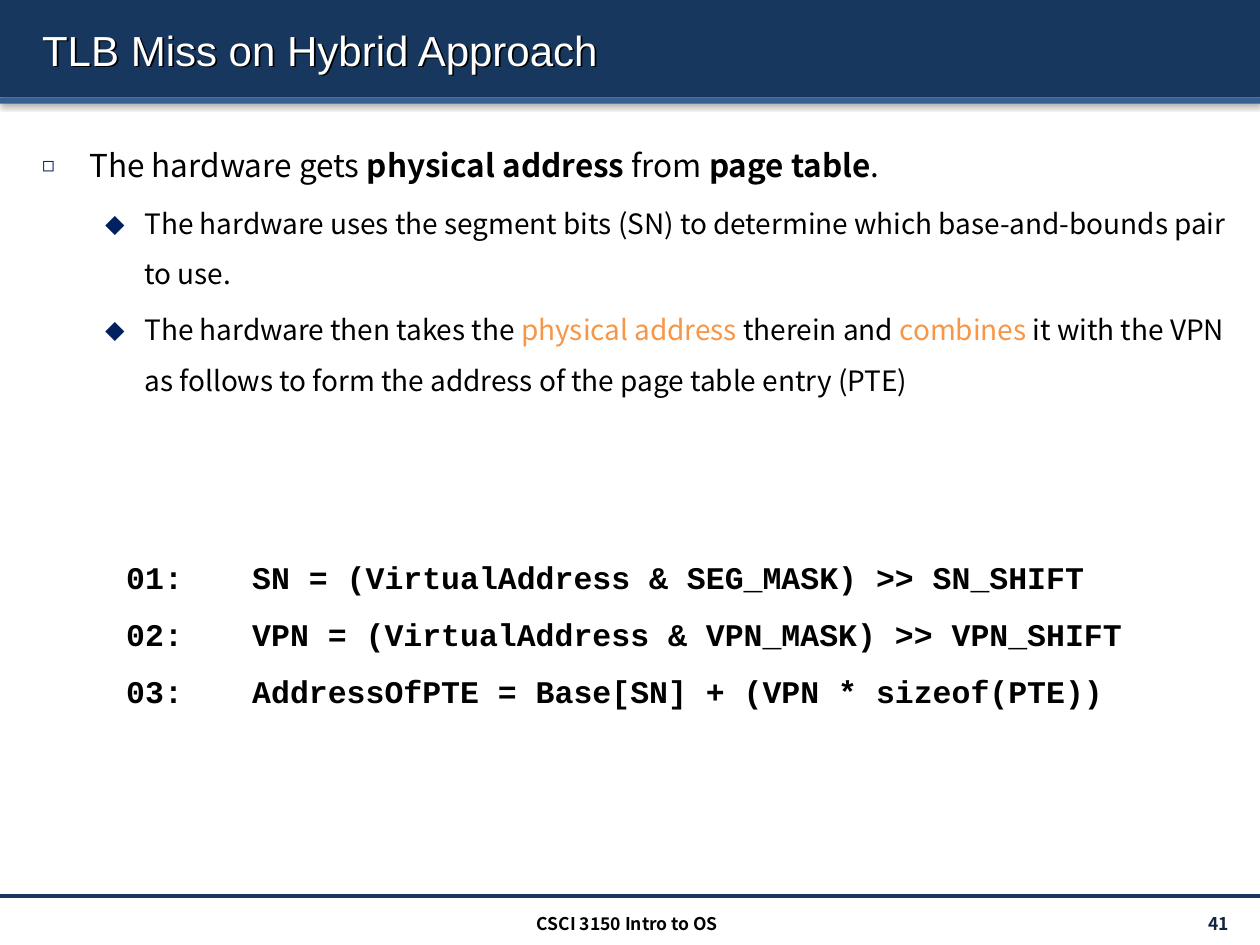
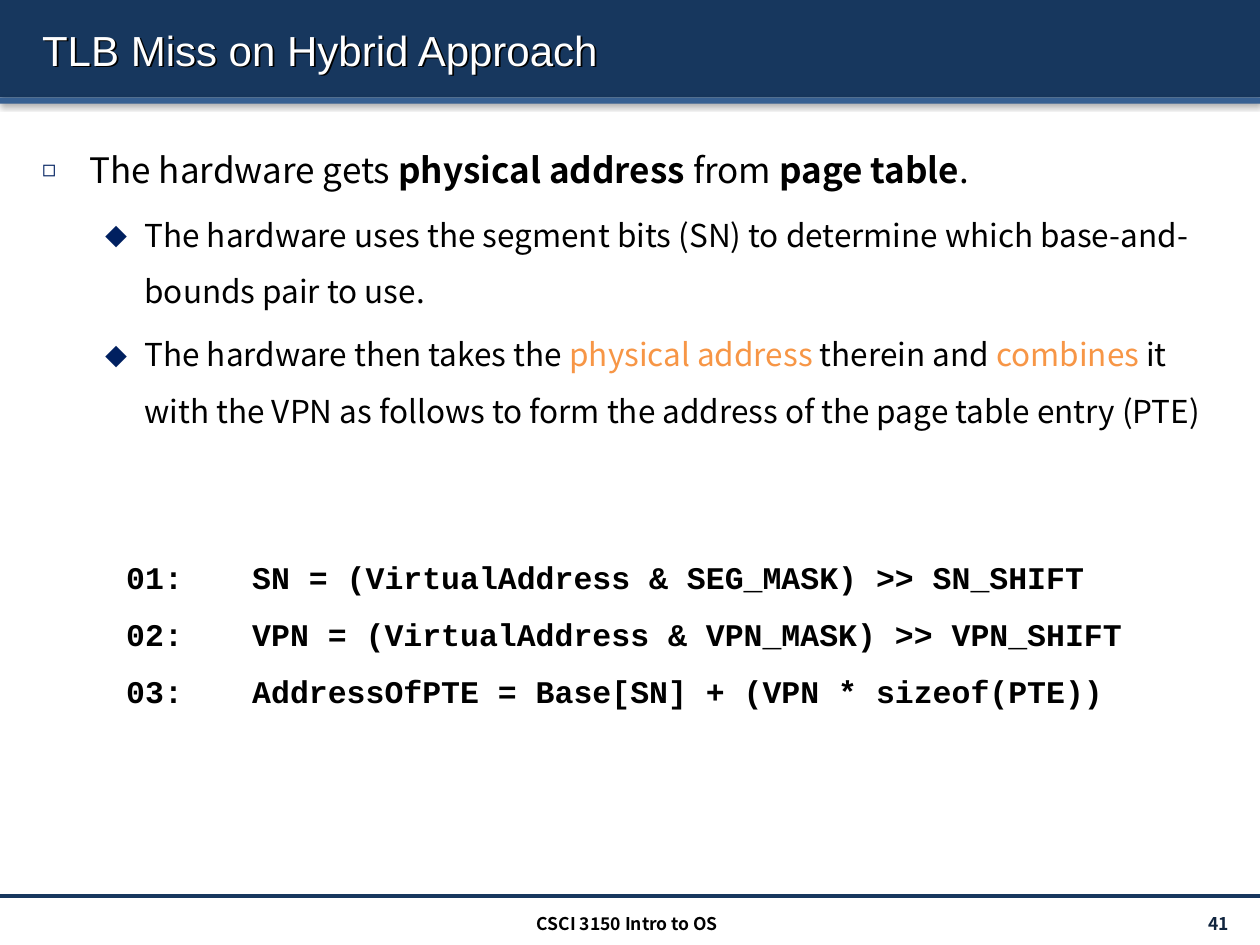
Before and after one commit to henryhxu/CSCI3150, a slide deck: slide 41 of lectures/lec11_paging.pptx. Drawn at 1260x945 pixels with LibreOffice and Linux fonts; fonts in the diff are those of the drawing. Boxes give left, top, right and bottom in pixels: in the first picture for what was removed or moved away, otherwise in the second. Text is boxed around its words. In the diff, an @@ line names an element or a change of style, - is before the commit and + after.

```diff
--- a/lectures/lec11_paging.pptx
+++ b/lectures/lec11_paging.pptx
@@ text "The hardware gets physical address ..." at (89, 154, 1200, 431): size 18 to 20 pt in "The hardware gets physical address from page ..."; size 16 to 18 pt in "The hardware uses the segment bits (SN) ...", "The hardware then takes the physical address ..." @@
```
Also in this commit, not shown: 7 other slides changed, 3 other files.
